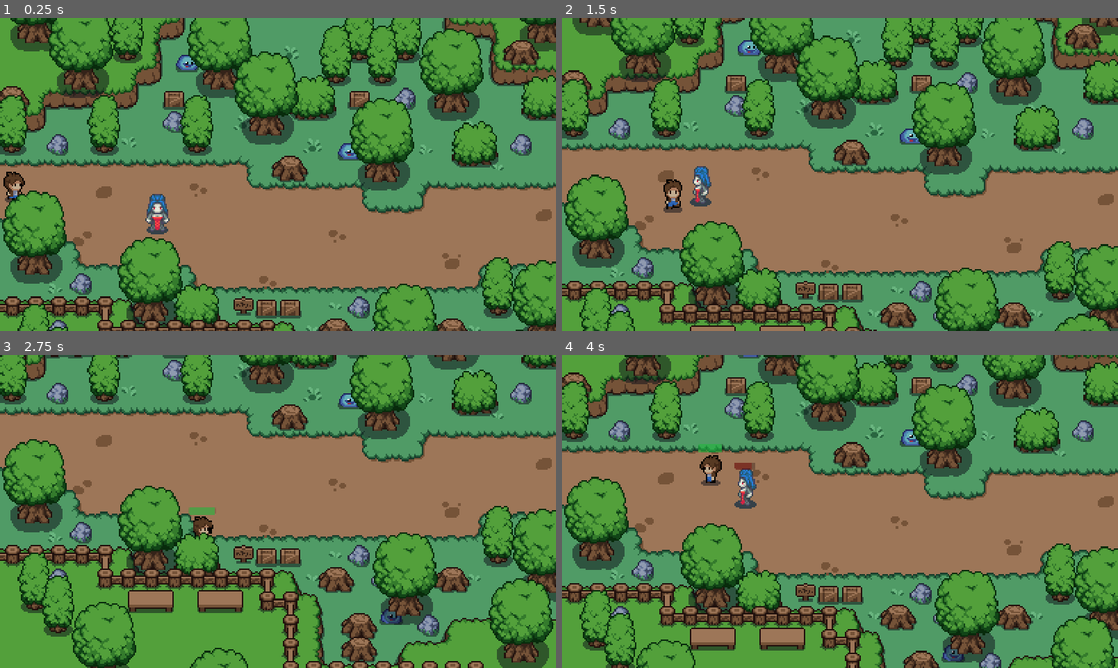
Above: before the commit, frames 1-4 (two rows, left to right).
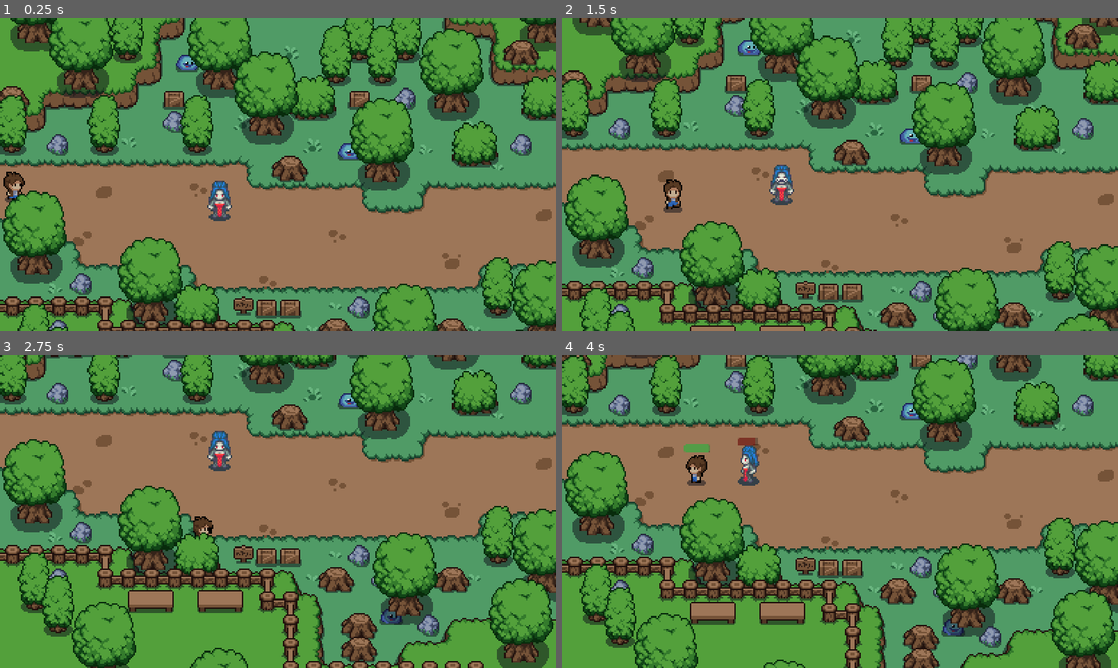
Above: after the commit, the same moments.

Repository: Ardaza/Broken-Bonds
Game: Godot game, scene res://Scene/world.tscn
Two runs of this game, one before a commit and one after it. Both use one fixed random seed, a clock stepped at 60 frames per second and the inputs below.
Inputs:
- Up to frame 1 (0.25 s): no input
- Up to frame 2 (1.5 s): hold Right (ui_right) 0.53-1.28 s; tap E (attack) at 0.6, 1.35 s; hold Down (ui_down) from 1.28 s (still down)
- Up to frame 3 (2.75 s): release Down (ui_down) at 2.03 s; hold Right (ui_right) from 2.03 s (still down); tap E (attack) at 2.1 s
- Up to frame 4 (4 s): release Right (ui_right) at 2.78 s; hold Up (ui_up) 2.78-3.53 s; tap E (attack) at 2.85, 3.6 s; hold Left (ui_left) from 3.53 s (still down)

The runs differ from the first frame. In frame 1, 0.9% of the frame differs, in the area x 26-42%, y 52-70%; in frame 2, 0.8%; in frame 3, 0.5%; in frame 4, 62%, in the area x 0-100%, y 0-100%.

Commit message:
pindah vampire

Diff:
--- a/Scene/world.tscn
+++ b/Scene/world.tscn
@@ -1319,7 +1319,7 @@
 [node name="Enemy" type="Node2D" parent="."]
 
 [node name="Vampire_Female" parent="Enemy" instance=ExtResource("9_1njd1")]
-position = Vector2(110, 166)
+position = Vector2(153, 157)
 
 [node name="Enemy_Slime" parent="Enemy" instance=ExtResource("5_8c2ny")]
 position = Vector2(271, 262)
